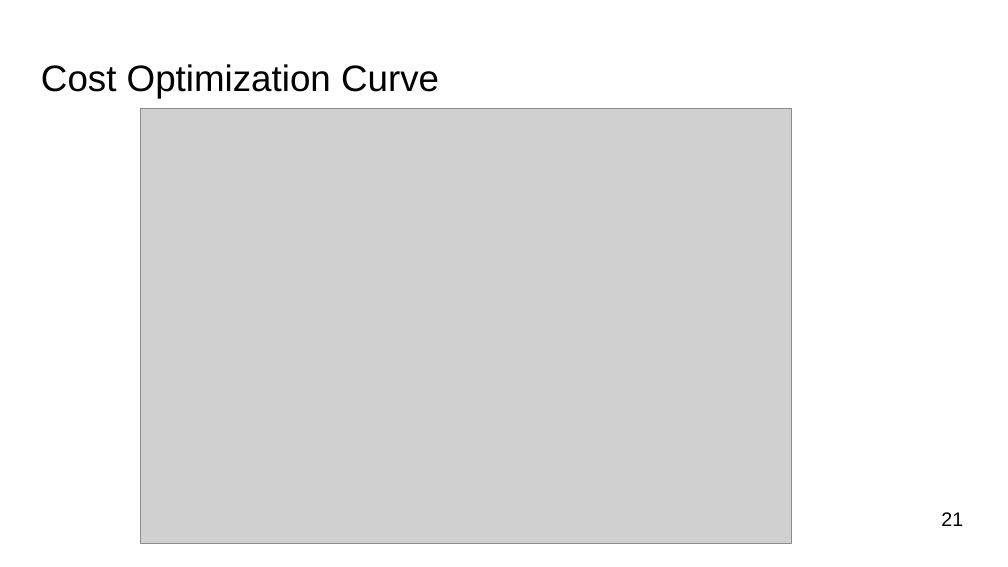
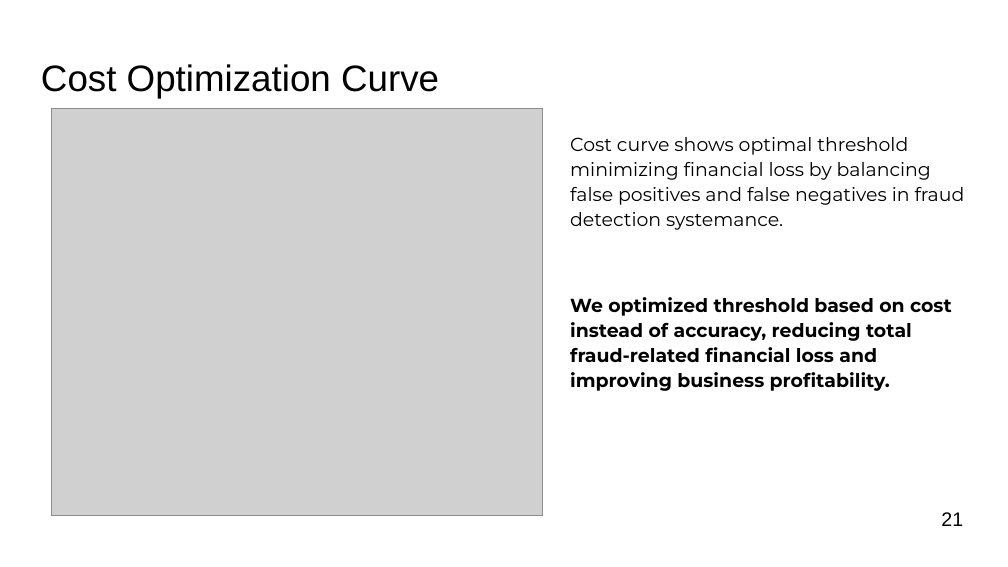
Before and after one commit to shraddhaGit-1813/DS_proj, a slide deck: slide 21 of ShraddhaTiwari - Final Presentation.pptx. Drawn at 1008x567 pixels with LibreOffice and Linux fonts; fonts in the diff are those of the drawing; grey boxes stand for pictures; background and template pictures are left out. Boxes give left, top, right and bottom in pixels: in the first picture for what was removed or moved away, otherwise in the second. Text is boxed around its words. In the diff, an @@ line names an element or a change of style, - is before the commit and + after.

```diff
--- a/ShraddhaTiwari - Final Presentation.pptx
+++ b/ShraddhaTiwari - Final Presentation.pptx
@@ picture: place and size @@
-picture at [141,109,792,543]
+picture at [51,109,542,515]
@@ text added at [570,137,965,230], 18 pt, text #000000 @@
+Cost curve shows optimal threshold minimizing financial loss by balancing false positives and false negatives in fraud detection systemance.
@@ text added at [570,297,952,391], 18 pt, text #000000, bold @@
+We optimized threshold based on cost instead of accuracy, reducing total fraud-related financial loss and improving business profitability.
```
Also in this commit, not shown: 1 other slide changed.
